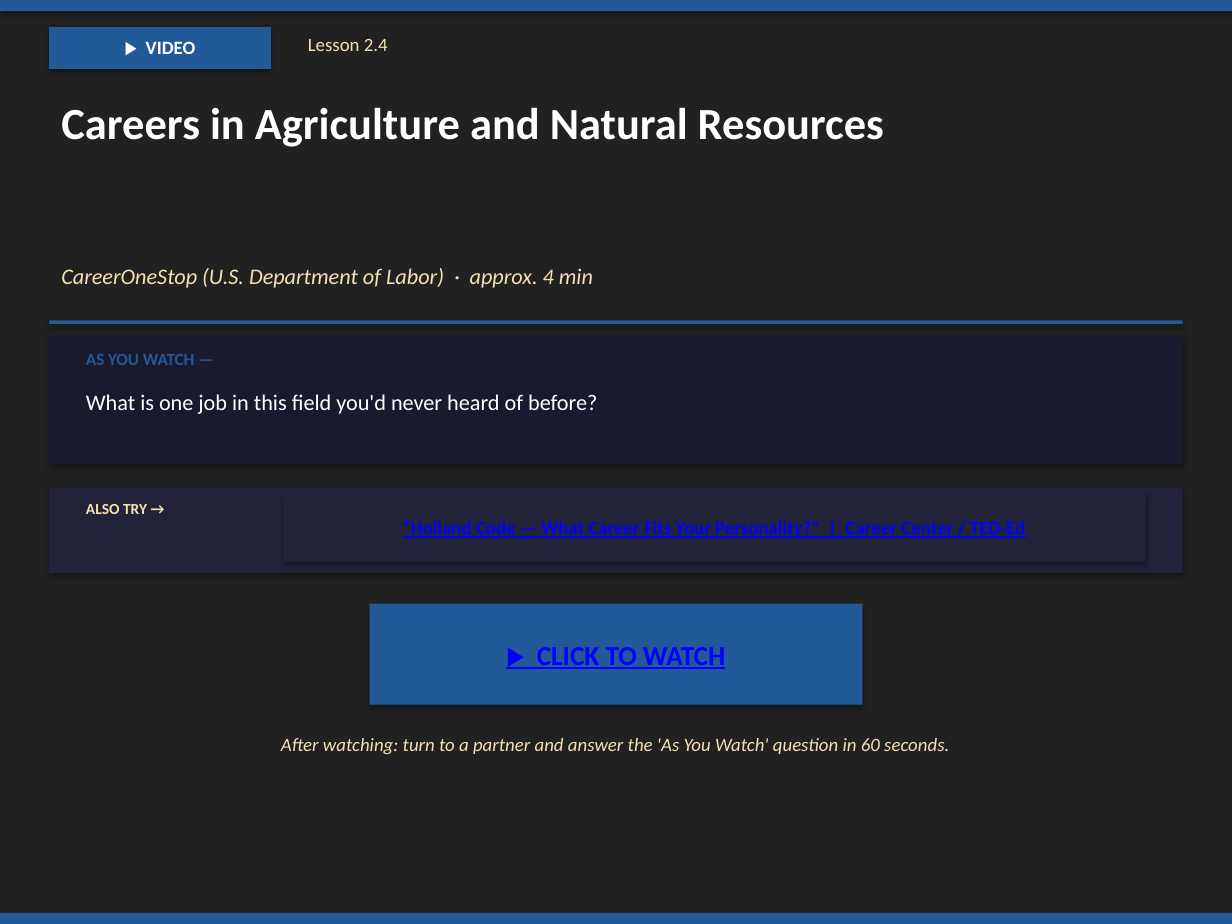
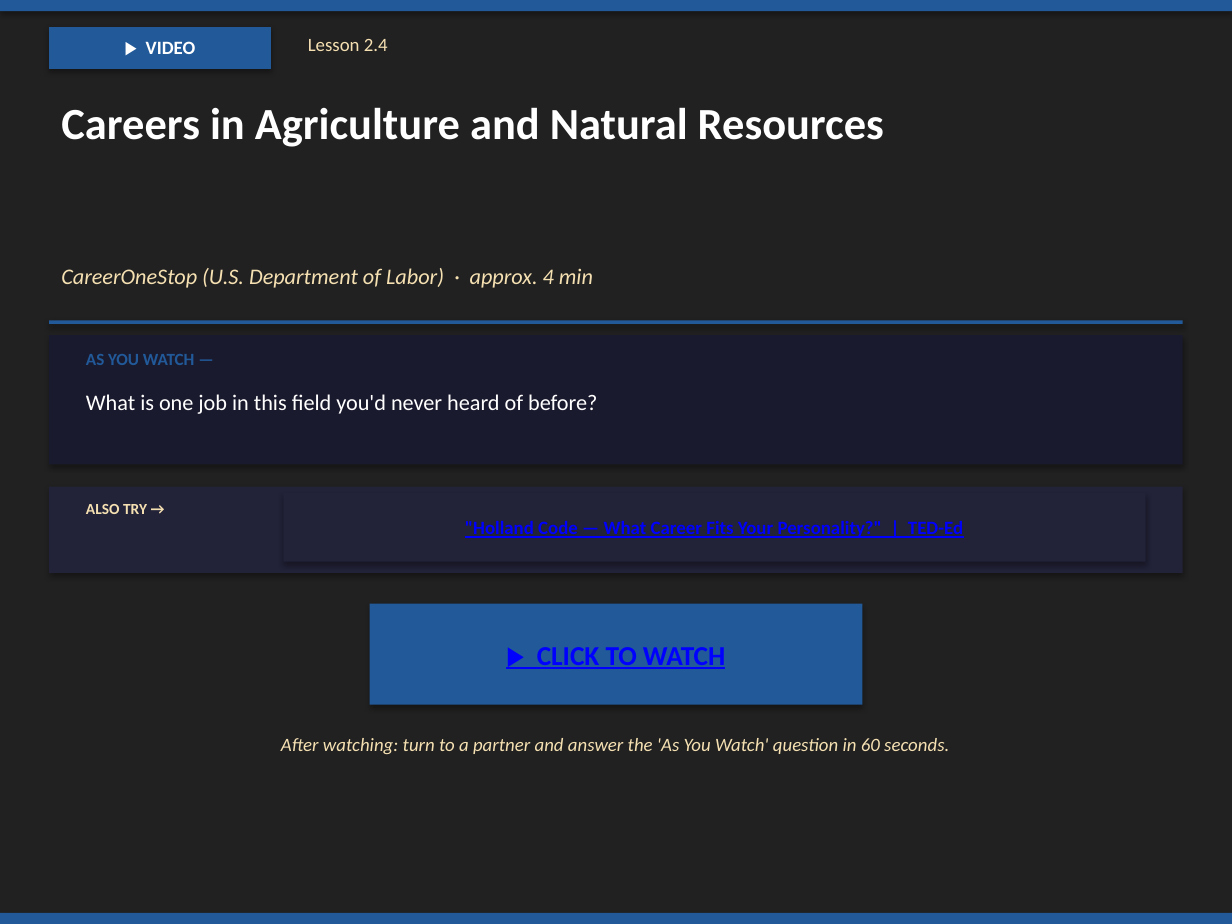
Before and after one commit to milesclawson/test-repo, a slide deck: slide 108 of downloads/warrior_prep_teacher_slides.pptx. Drawn at 1232x924 pixels with LibreOffice and Linux fonts; fonts in the diff are those of the drawing. Boxes give left, top, right and bottom in pixels: in the first picture for what was removed or moved away, otherwise in the second. Text is boxed around its words. In the diff, an @@ line names an element or a change of style, - is before the commit and + after.

```diff
--- a/downloads/warrior_prep_teacher_slides.pptx
+++ b/downloads/warrior_prep_teacher_slides.pptx
@@ text in rectangle at [465,521,963,538]: text changed @@
-"Holland Code — What Career Fits Your Personality?" | Career Center / TED-Ed
+"Holland Code — What Career Fits Your Personality?" | TED-Ed
```
Also in this commit, not shown: 8 other slides changed, 1 other file.
